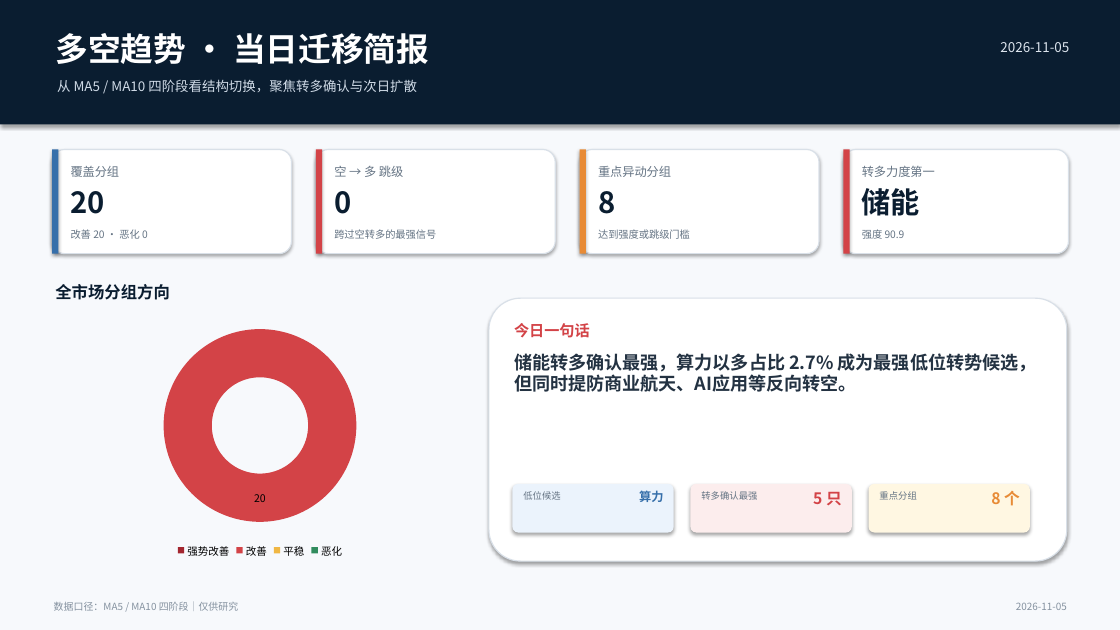
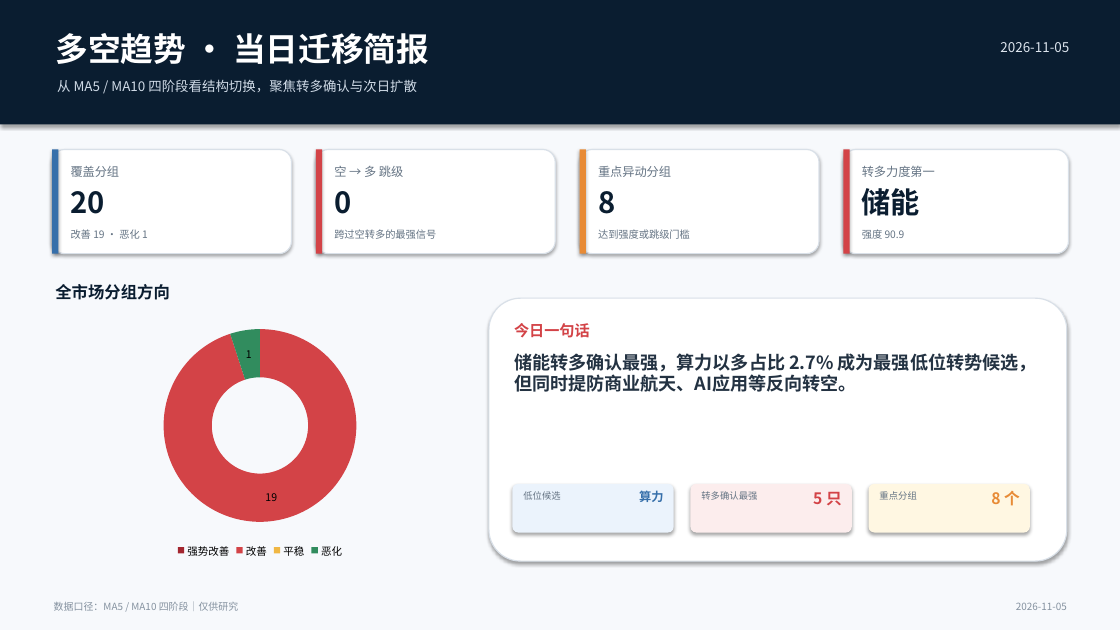
Before and after one commit to nancybhc/a-share-blast-lab, a slide deck: slide 1 of assets/多空阶段简报_2026-11-05.pptx. Drawn at 1120x630 pixels with LibreOffice and Linux fonts; fonts in the diff are those of the drawing. Boxes give left, top, right and bottom in pixels: in the first picture for what was removed or moved away, otherwise in the second. Text is boxed around its words. In the diff, an @@ line names an element or a change of style, - is before the commit and + after.

```diff
--- a/assets/多空阶段简报_2026-11-05.pptx
+++ b/assets/多空阶段简报_2026-11-05.pptx
@@ text at (71, 229, 148, 239): text changed @@
-改善 20 · 恶化 0
+改善 19 · 恶化 1
@@ doughnut chart at (60, 318, 460, 561) @@
@@ Series 1, 改善: 20 to 19 @@
@@ Series 1, 恶化: 0 to 1 @@
```
Also in this commit, not shown: 3 other slides changed, 6 other files.
